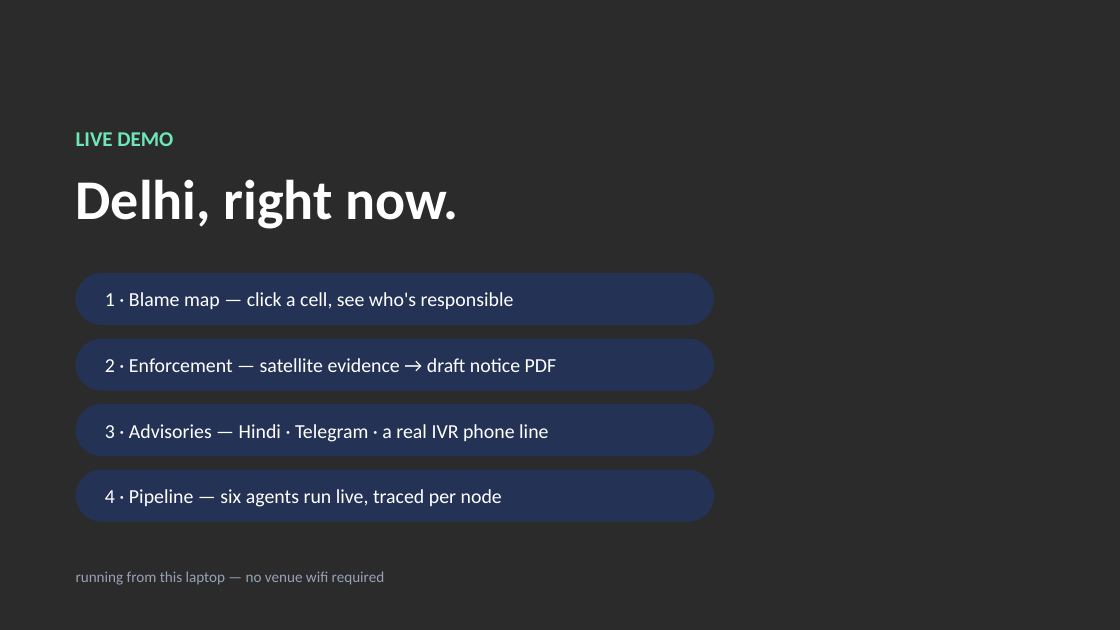
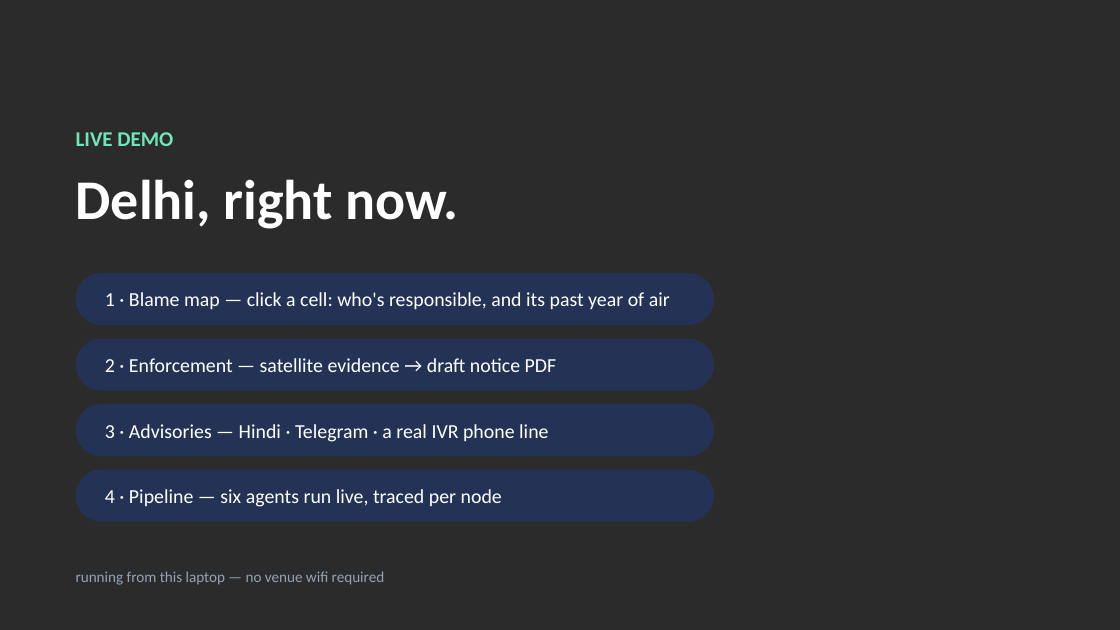
Before and after one commit to omkarrr88/VayuNetra, a slide deck: slide 4 of docs/VayuNetra_Pitch.pptx. Drawn at 1120x630 pixels with LibreOffice and Linux fonts; fonts in the diff are those of the drawing; background and template pictures are left out; a plain dark background stands for a picture behind light text. Boxes give left, top, right and bottom in pixels: in the first picture for what was removed or moved away, otherwise in the second. Text is boxed around its words. In the diff, an @@ line names an element or a change of style, - is before the commit and + after.

Commit message:
docs: finale deck — past-air history in the loop, demo checkpoint 1, and appendix A9

```diff
--- a/docs/VayuNetra_Pitch.pptx
+++ b/docs/VayuNetra_Pitch.pptx
@@ text at (105, 292, 670, 310): text changed @@
-1 · Blame map — click a cell, see who's responsible
+1 · Blame map — click a cell: who's responsible, and its past year of air
```
Also in this commit, not shown: 1 other slide changed, 1 slide added.
